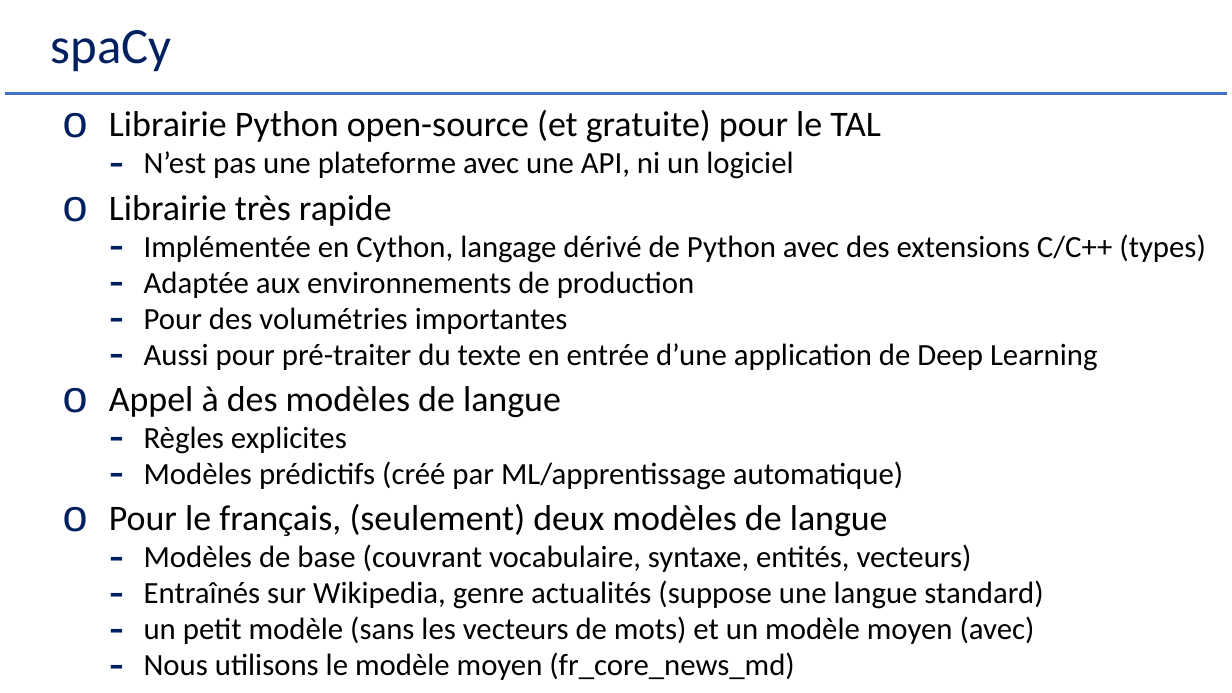
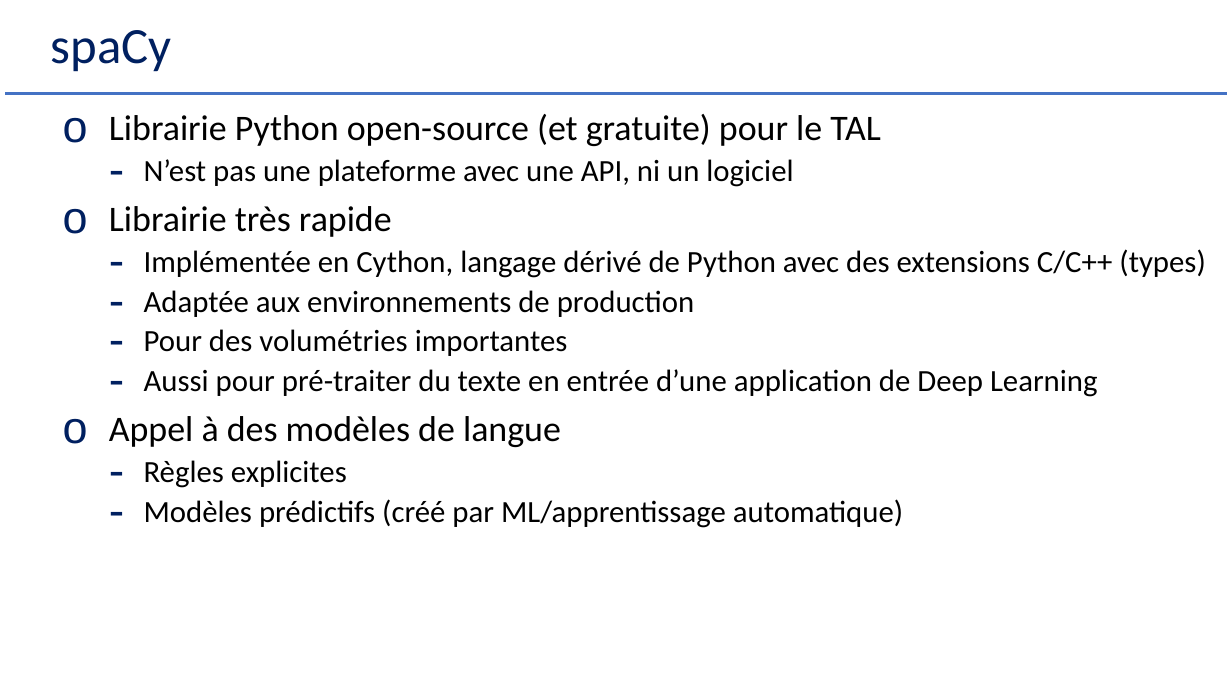
Before and after one commit to Herve-Guerin/cours-NLP-Gustave-Eiffel, a slide deck: slide 55 of Slides/NLP et Analyse Textuelle V2 - 1.pptx. Drawn at 1232x693 pixels with LibreOffice and Linux fonts; fonts in the diff are those of the drawing. Boxes give left, top, right and bottom in pixels: in the first picture for what was removed or moved away, otherwise in the second. Text is boxed around its words. In the diff, an @@ line names an element or a change of style, - is before the commit and + after.

```diff
--- a/Slides/NLP et Analyse Textuelle V2 - 1.pptx
+++ b/Slides/NLP et Analyse Textuelle V2 - 1.pptx
@@ text "Librairie Python open-source (et gratuite) ..." at (109,114,1205,528): line spacing 0.8 to 0.9 @@
@@ text at (109,504,1043,680): paragraphs removed @@
-o Pour le français, (seulement) deux modèles de langue
-  – Modèles de base (couvrant vocabulaire, syntaxe, entités, vecteurs)
-  – Entraînés sur Wikipedia, genre actualités (suppose une langue standard)
-  – un petit modèle (sans les vecteurs de mots) et un modèle moyen (avec)
-  – Nous utilisons le modèle moyen (fr_core_news_md)
```
Also in this commit, not shown: 35 other slides changed, 2 slides added, 2 other files.
